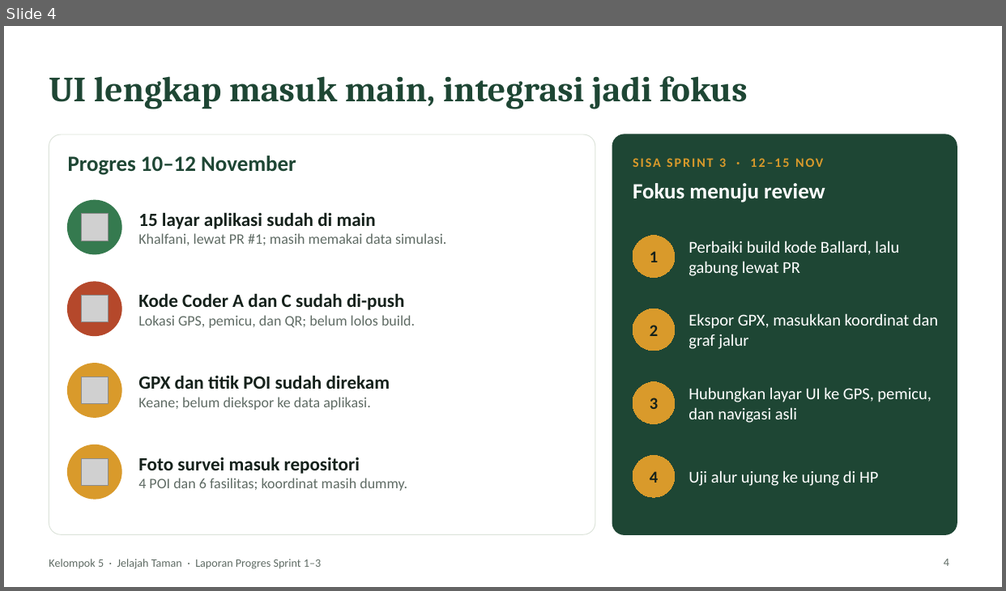
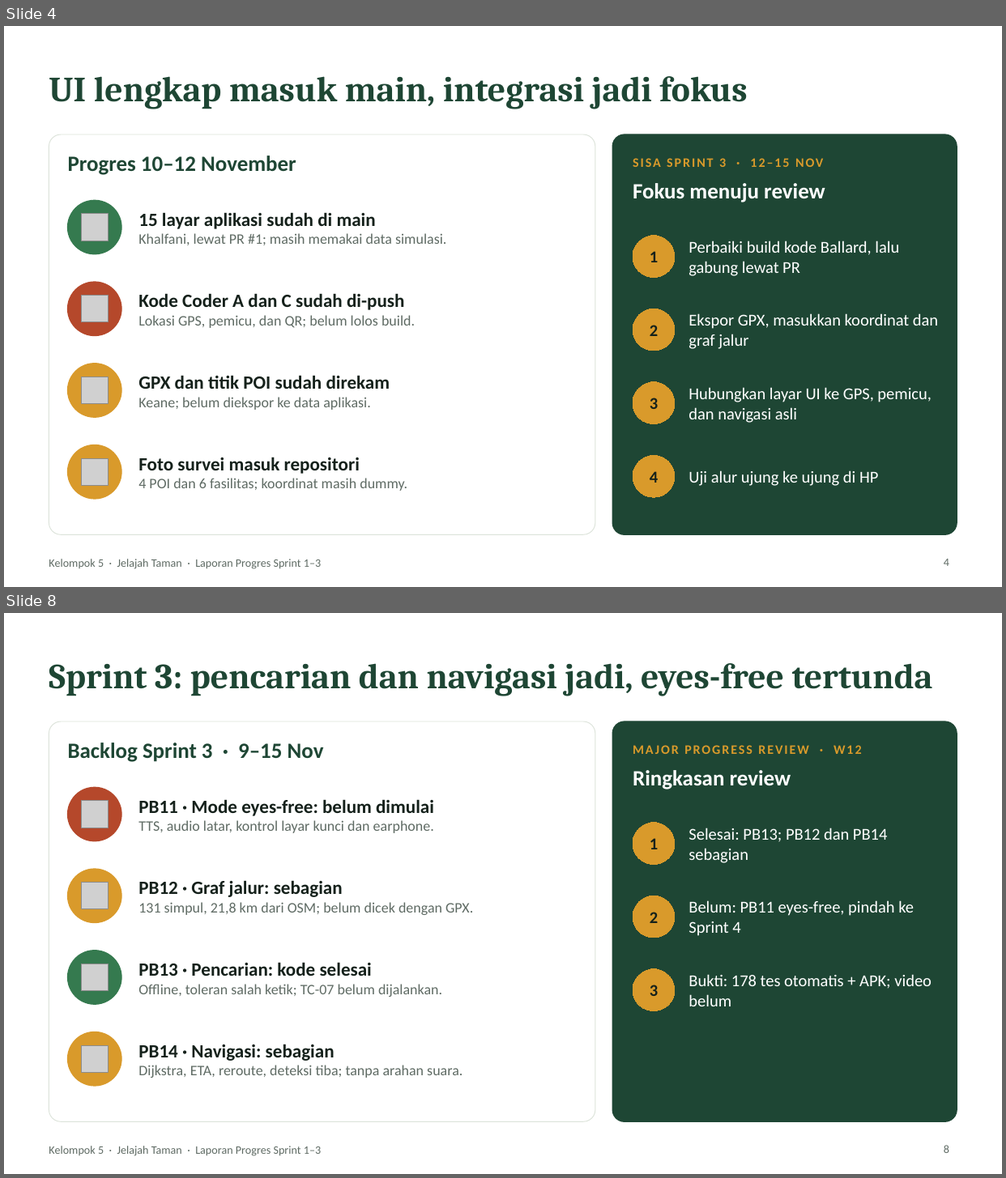
Before and after one commit to keaneplim/Transformasi-Digital-UAS, a slide deck: docs/presentation/Progres_Sprint1-2_Kel5_Jelajah_Taman.pptx. Shown one above the other, each under a label of ours: slide 4 before the commit, slides 4 and 8 after it; the slides between them are not shown. The pictures are 1006x591 and 1006x1178 pixels, drawn with LibreOffice and Linux fonts; fonts in the diff are those of the drawing; grey boxes stand for pictures; background and template pictures are left out. Boxes give left, top, right and bottom in pixels: in the first picture for what was removed or moved away, otherwise in the second. Text is boxed around its words. In the diff, an @@ line names an element or a change of style, - is before the commit and + after.

```diff
--- a/docs/presentation/Progres_Sprint1-2_Kel5_Jelajah_Taman.pptx
+++ b/docs/presentation/Progres_Sprint1-2_Kel5_Jelajah_Taman.pptx
@@ slide 8 added at (4, 613, 1002, 1174), background picture (left out); not listed: 1 template element that a slide beside it also shows @@
@@ title added at (49, 663, 933, 696), 34 pt, text #1E4634, bold @@
+Sprint 3: pencarian dan navigasi jadi, eyes-free tertunda
@@ rounded rectangle added at (49, 722, 595, 1122), fill #FFFFFF, outline #DCE3DA 0.75 pt @@
@@ rounded rectangle added at (612, 722, 957, 1122), fill #1E4634, outline #1E4634 1 pt @@
@@ text added at (68, 743, 324, 762), 21 pt, text #1E4634, bold @@
+Backlog Sprint 3 · 9–15 Nov
@@ text added at (633, 745, 862, 754), 12.5 pt, text #D99A2B, bold @@
+MAJOR PROGRESS REVIEW · W12
@@ text added at (633, 770, 791, 790), 21 pt, text #FFFFFF, bold @@
+Ringkasan review
@@ ellipse added at (68, 787, 121, 841), fill #B5482B, outline #B5482B 1 pt @@
@@ picture added at (81, 801, 108, 828) @@
@@ text added at (138, 799, 434, 833), 14 pt, text #5F6B64 @@
+PB11 · Mode eyes-free: belum dimulai
+TTS, audio latar, kontrol layar kunci dan earphone.
@@ ellipse added at (633, 823, 675, 865), fill #D99A2B, outline #D99A2B 0.75 pt, 16 pt, text #15211B, bold @@
+1
@@ text added at (688, 828, 887, 863), 16 pt, text #FFFFFF @@
+Selesai: PB13; PB12 dan PB14 sebagian
@@ ellipse added at (68, 869, 121, 923), fill #D99A2B, outline #D99A2B 1 pt @@
@@ picture added at (81, 883, 108, 909) @@
@@ text added at (138, 880, 473, 915), 14 pt, text #5F6B64 @@
+PB12 · Graf jalur: sebagian
+131 simpul, 21,8 km dari OSM; belum dicek dengan GPX.
@@ ellipse added at (633, 896, 675, 938), fill #D99A2B, outline #D99A2B 0.75 pt, 16 pt, text #15211B, bold @@
+2
@@ text added at (688, 901, 914, 936), 16 pt, text #FFFFFF @@
+Belum: PB11 eyes-free, pindah ke Sprint 4
@@ ellipse added at (68, 951, 121, 1004), fill #357A4F, outline #357A4F 1 pt @@
@@ picture added at (81, 964, 108, 991) @@
@@ text added at (138, 962, 442, 997), 14 pt, text #5F6B64 @@
+PB13 · Pencarian: kode selesai
+Offline, toleran salah ketik; TC-07 belum dijalankan.
@@ ellipse added at (633, 969, 675, 1012), fill #D99A2B, outline #D99A2B 0.75 pt, 16 pt, text #15211B, bold @@
+3
@@ text added at (688, 974, 931, 1007), 16 pt, text #FFFFFF @@
+Bukti: 178 tes otomatis + APK; video belum
@@ ellipse added at (68, 1033, 121, 1086), fill #D99A2B, outline #D99A2B 1 pt @@
@@ picture added at (81, 1046, 108, 1072) @@
@@ text added at (138, 1044, 462, 1078), 14 pt, text #5F6B64 @@
+PB14 · Navigasi: sebagian
+Dijkstra, ETA, reroute, deteksi tiba; tanpa arahan suara.
@@ page number added at (944, 1145, 949, 1153), 11 pt, text #5F6B64 @@
+8
```
Also in this commit, not shown: 3 slides changed, 3 other slides added.
